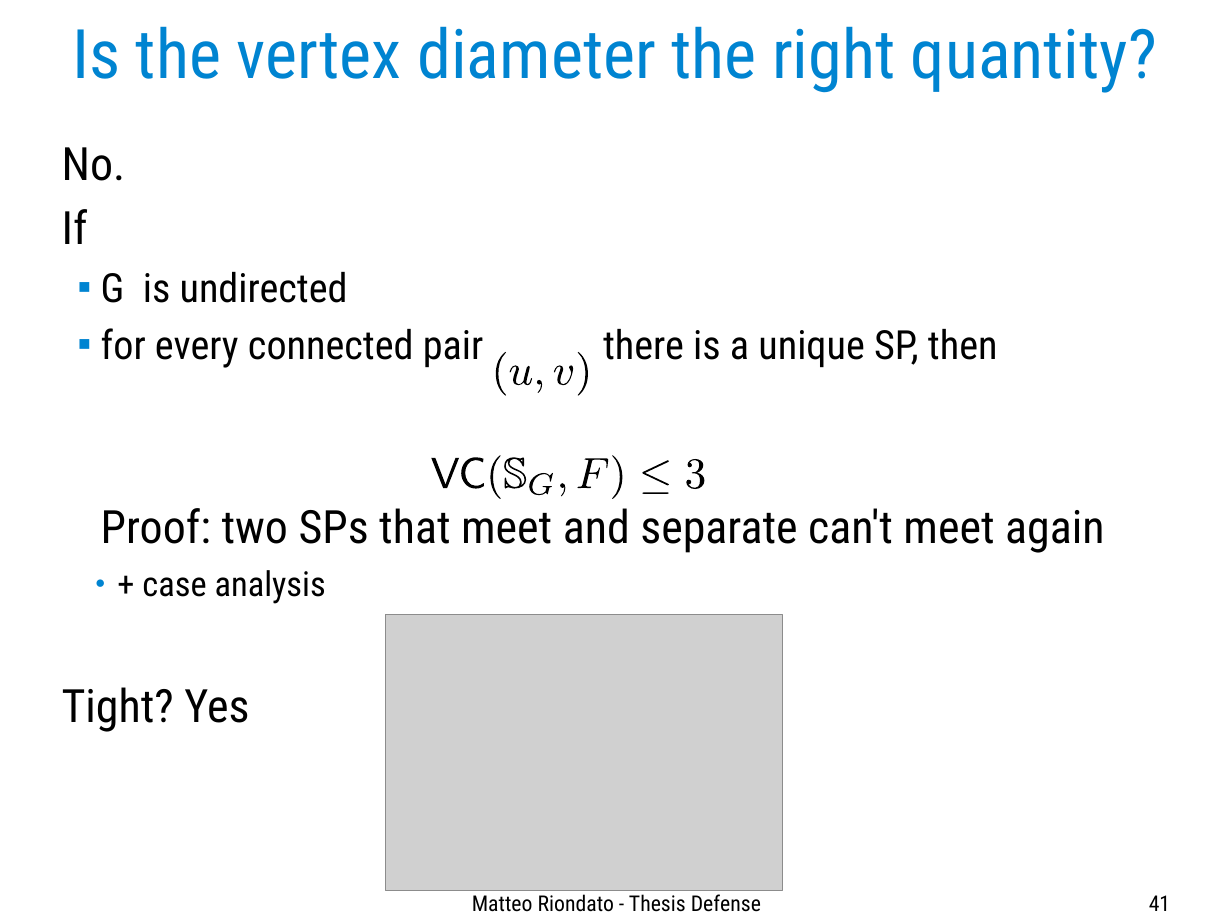
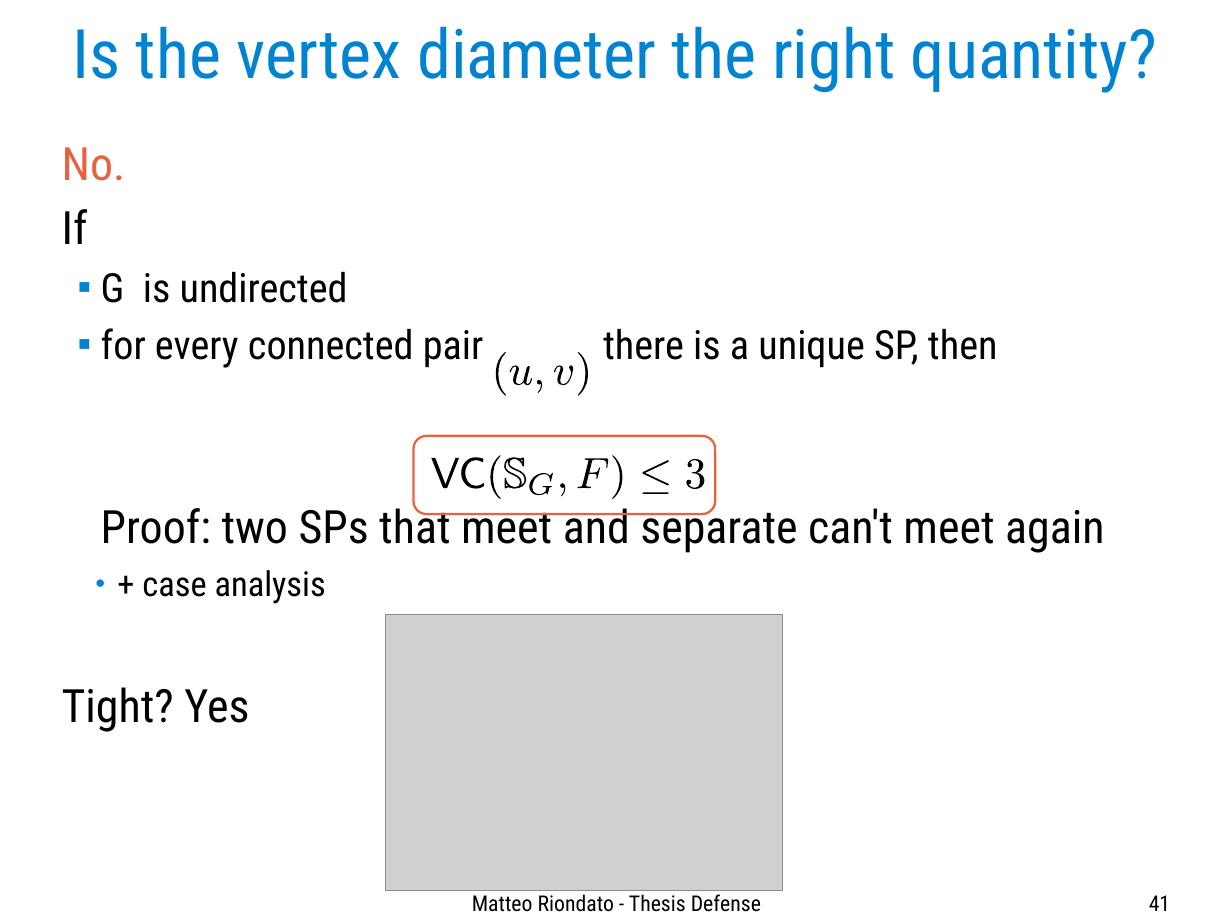
Before and after one commit to ZhizhongIsaacChen/dissertation, a slide deck: slide 41 of defense/Defense-talk.odp. Drawn at 1232x924 pixels with LibreOffice and Linux fonts; fonts in the diff are those of the drawing; grey boxes stand for pictures. Boxes give left, top, right and bottom in pixels: in the first picture for what was removed or moved away, otherwise in the second. Text is boxed around its words. In the diff, an @@ line names an element or a change of style, - is before the commit and + after.

```diff
--- a/defense/Defense-talk.odp
+++ b/defense/Defense-talk.odp
@@ text at <box>62,147,126,181</box>: text colour #000000 to #EB613D in "No." @@
@@ rounded rectangle added at <box>414,436,715,514</box>, outline #EB613D 1.45 pt @@
```
Also in this commit, not shown: 26 other slides changed.
